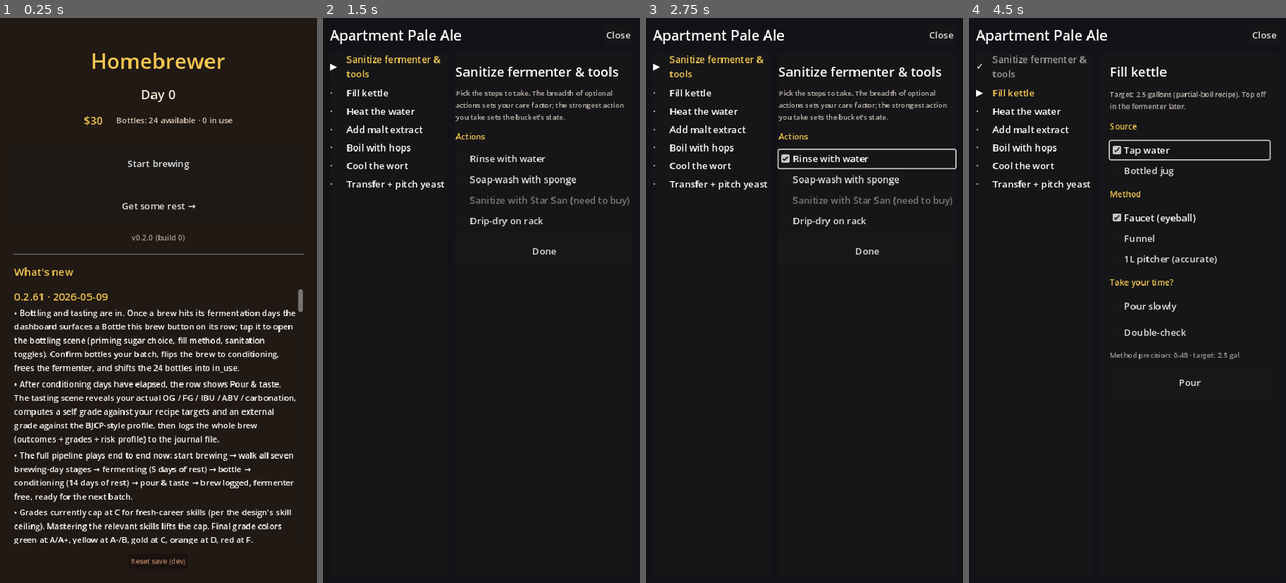
Above: before the commit, frames 1-4 (left to right).
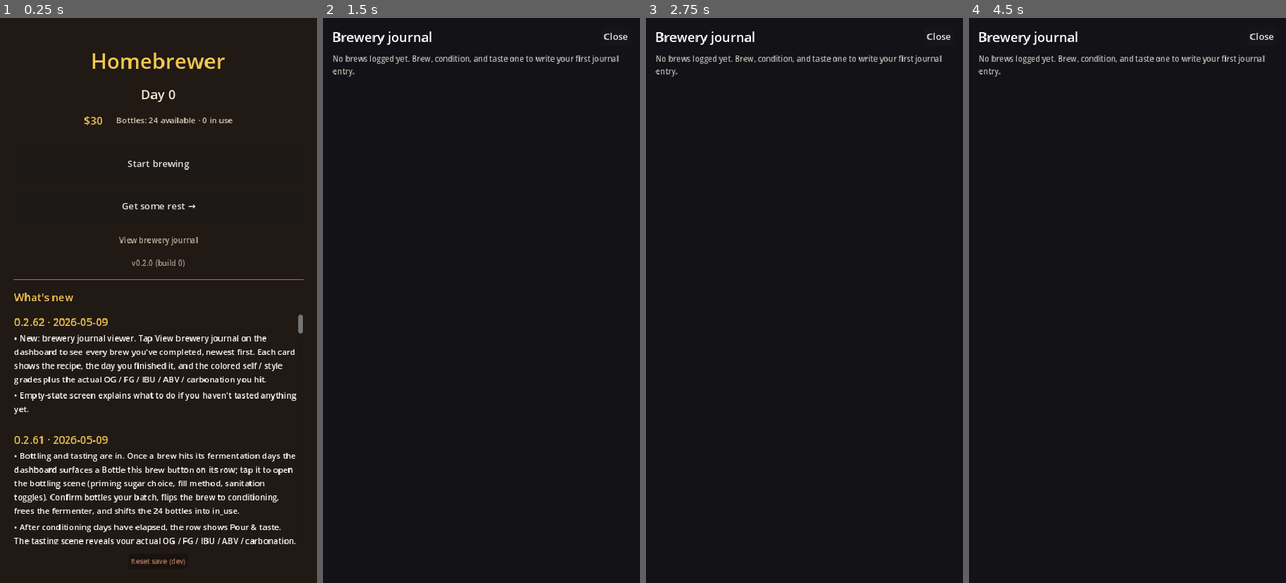
Above: after the commit, the same moments.

Repository: Shadaeiou/homebrewer
Game: Godot game, scene res://scenes/main.tscn
Two runs of this game, one before a commit and one after it. Both use one fixed random seed, a clock stepped at 60 frames per second and the inputs below.
Inputs (mouse positions are in pixels of both pictures, inside the frame that each line leads up to):
- Up to frame 1 (0.25 s): no input
- Up to frame 2 (1.5 s): click (481, 238) at 0.5 s, where only the run after the commit has a clickable "View brewery journal"; click "Start brewing" at 1.25 s
- Up to frame 3 (2.75 s): click "Start brewing" at 2 s
- Up to frame 4 (4.5 s): click (1190, 249) at 2.75 s, where only the run before the commit has a clickable "Done"; click "Get some rest →" at 3.5 s; click (1190, 147) at 4.25 s, where only the run before the commit has a clickable "Tap water"

The runs differ from the first frame. In frame 1, 11% of the frame differs, in the area x 4-96%, y 38-94%; in frame 2, 3.9%; in frame 3, 4.2%; in frame 4, 4.1%.

Commit message:
Brewery journal viewer + harness state isolation
scripts/journal.gd / scenes/journal.tscn
  Active scene mounted from the dashboard. Reads the brew_completed
  entries SaveService.append_journal_entry has been writing since
  Pour & taste landed, filters them, reverses to newest-first, and
  renders one card per entry: recipe display name + Day-N badge +
  colored self/style grade chips + actual OG / FG / IBU / ABV /
  carbonation line. Empty state says what to do if there's no entry
  yet. Close button returns to dashboard.

scenes/dashboard.tscn / scripts/dashboard.gd
  + JournalButton (flat, muted-tan, "View brewery journal") sitting
    between Get-some-rest and the version label. Tap → mount the
    journal scene as the active scene.

tools/screenshot_harness.gd
  Two state-isolation fixes the journal work surfaced:
    1. _wipe_disk_state at the START of _initialize, before autoload
       bootstrap. Otherwise SaveService.load_now adopted leftover
       save.json from GUT tests (e.g. test_tasting writes a
       brew_completed entry as part of its assertion) and the next
       run's main.png rendered against that stale state.
    2. GameState.reset_to_new_career() before every capture so state
       from the previous scene doesn't bleed in. The synthetic-brew
       injectors did this themselves; doing it unconditionally is the
       simpler invariant.
  Net effect: main.png is now back to the clean Day-0 / 24-bottles /
  no-brews-in-flight render and main_with_brew.png reads "Apartment
  Pale Ale" instead of the recipe_id (the leaked state from
  test_tasting wasn't writing recipe_snapshot.display_name).
  + journal_empty.png and journal_populated.png screenshot variants —
    the populated one synthesizes three brew_completed entries with
    grades A/A-, B/C, D/F so the color logic is visible.

117/117 tests, 350 asserts. changelog 0.2.62.

Diff:
--- a/godot/data/changelog.json
+++ b/godot/data/changelog.json
@@ -1,4 +1,12 @@
 [
+  {
+    "version": "0.2.62",
+    "date": "2026-05-09",
+    "bullets": [
+      "New: brewery journal viewer. Tap View brewery journal on the dashboard to see every brew you've completed, newest first. Each card shows the recipe, the day you finished it, and the colored self / style grades plus the actual OG / FG / IBU / ABV / carbonation you hit.",
+      "Empty-state screen explains what to do if you haven't tasted anything yet."
+    ]
+  },
   {
     "version": "0.2.61",
     "date": "2026-05-09",
--- a/godot/scenes/dashboard.tscn
+++ b/godot/scenes/dashboard.tscn
@@ -104,6 +104,14 @@
 layout_mode = 2
 text = "Get some rest →"
 
+[node name="JournalButton" type="Button" parent="Margin/Body"]
+unique_name_in_owner = true
+layout_mode = 2
+flat = true
+text = "View brewery journal"
+modulate = Color(0.85, 0.78, 0.70, 1)
+theme_override_font_sizes/font_size = 13
+
 [node name="VersionLabel" type="Label" parent="Margin/Body"]
 unique_name_in_owner = true
 layout_mode = 2
--- /dev/null
+++ b/godot/scenes/journal.tscn
@@ -0,0 +1,71 @@
+[gd_scene load_steps=2 format=3 uid="uid://b8journalhcwma"]
+
+[ext_resource type="Script" path="res://scripts/journal.gd" id="1_jrn"]
+
+[node name="Journal" type="Control"]
+layout_mode = 3
+anchors_preset = 15
+anchor_right = 1.0
+anchor_bottom = 1.0
+grow_horizontal = 2
+grow_vertical = 2
+script = ExtResource("1_jrn")
+
+[node name="Background" type="ColorRect" parent="."]
+layout_mode = 1
+anchors_preset = 15
+anchor_right = 1.0
+anchor_bottom = 1.0
+grow_horizontal = 2
+grow_vertical = 2
+color = Color(0.07, 0.07, 0.09, 1)
+
+[node name="Margin" type="MarginContainer" parent="."]
+layout_mode = 1
+anchors_preset = 15
+anchor_right = 1.0
+anchor_bottom = 1.0
+grow_horizontal = 2
+grow_vertical = 2
+theme_override_constants/margin_left = 16
+theme_override_constants/margin_top = 16
+theme_override_constants/margin_right = 16
+theme_override_constants/margin_bottom = 16
+
+[node name="Stack" type="VBoxContainer" parent="Margin"]
+layout_mode = 2
+theme_override_constants/separation = 12
+
+[node name="Header" type="HBoxContainer" parent="Margin/Stack"]
+layout_mode = 2
+theme_override_constants/separation = 12
+
+[node name="Title" type="Label" parent="Margin/Stack/Header"]
+layout_mode = 2
+size_flags_horizontal = 3
+text = "Brewery journal"
+theme_override_font_sizes/font_size = 22
+
+[node name="CloseButton" type="Button" parent="Margin/Stack/Header"]
+unique_name_in_owner = true
+layout_mode = 2
+text = "Close"
+
+[node name="EmptyLabel" type="Label" parent="Margin/Stack"]
+unique_name_in_owner = true
+layout_mode = 2
+visible = false
+text = "No brews logged yet. Brew, condition, and taste one to write your first journal entry."
+theme_override_font_sizes/font_size = 13
+modulate = Color(0.78, 0.74, 0.70, 1)
+autowrap_mode = 3
+
+[node name="Scroll" type="ScrollContainer" parent="Margin/Stack"]
+layout_mode = 2
+size_flags_vertical = 3
+
+[node name="JournalList" type="VBoxContainer" parent="Margin/Stack/Scroll"]
+unique_name_in_owner = true
+layout_mode = 2
+size_flags_horizontal = 3
+theme_override_constants/separation = 8
--- a/godot/scripts/dashboard.gd
+++ b/godot/scripts/dashboard.gd
@@ -17,6 +17,7 @@
 const BREWING_DAY_SCENE := preload("res://scenes/brewing_day.tscn")
 const BOTTLING_SCENE     := preload("res://scenes/minigames/bottling.tscn")
 const TASTING_SCENE      := preload("res://scenes/minigames/tasting.tscn")
+const JOURNAL_SCENE      := preload("res://scenes/journal.tscn")
 
 const STARTER_RECIPE_ID := "apartment_pale_ale"
 
@@ -26,6 +27,7 @@
 @onready var rest_button: Button = %RestButton
 @onready var brews_header: Label = %BrewsHeader
 @onready var brews_list: VBoxContainer = %BrewsList
+@onready var journal_button: Button = %JournalButton
 @onready var start_brewing_button: Button = %StartBrewingButton
 @onready var start_brewing_hint: Label = %StartBrewingHint
 @onready var version_label: Label = %VersionLabel
@@ -40,6 +42,7 @@
 	version_label.text = Version.full()
 	rest_button.pressed.connect(_on_rest_pressed)
 	start_brewing_button.pressed.connect(_on_start_brewing_pressed)
+	journal_button.pressed.connect(_on_journal_pressed)
 	dev_reset_button.pressed.connect(_on_dev_reset_pressed)
 	reset_confirm_dialog.confirmed.connect(_on_dev_reset_confirmed)
 	Updater.update_available.connect(_on_update_available)
@@ -54,6 +57,11 @@
 func _on_rest_pressed() -> void:
 	# The canonical day-clock advance per 4.1. SaveService auto-saves on this.
 	TimeService.advance_day()
+
+func _on_journal_pressed() -> void:
+	var main := get_tree().root.get_node_or_null("Main")
+	if main and main.has_method("mount_active_scene"):
+		main.mount_active_scene(JOURNAL_SCENE)
 
 func _on_dev_reset_pressed() -> void:
 	reset_confirm_dialog.popup_centered()
--- /dev/null
+++ b/godot/scripts/journal.gd
@@ -0,0 +1,107 @@
+extends Control
+
+## Journal viewer per DESIGN.md 1.5 + 8.7. Reads the append-only
+## brew_completed entries written by Pour & taste from
+## user://journal.jsonl and renders them as a scroll of cards in
+## reverse-chronological order.
+##
+## v1 surfaces only the brew header + actual numbers + grades. The
+## design's full journal also lists per-interaction outcomes, risk-
+## profile reveals, and the canonical post-mortem teaching moments;
+## those are additive on top of this baseline once the journal
+## becomes the in-fiction "brewery journal" UI per 1.5.
+
+signal closed
+
+@onready var _close_button: Button = %CloseButton
+@onready var _list: VBoxContainer = %JournalList
+@onready var _empty_label: Label = %EmptyLabel
+
+func _ready() -> void:
+	_close_button.pressed.connect(_on_close_pressed)
+	_render_entries()
+
+func _on_close_pressed() -> void:
+	closed.emit()
+	var main := get_tree().root.get_node_or_null("Main")
+	if main and main.has_method("clear_active_scene"):
+		main.clear_active_scene()
+
+func _render_entries() -> void:
+	for child in _list.get_children():
+		child.queue_free()
+	var entries: Array = SaveService.read_journal()
+	# Filter to brew_completed shape and reverse so newest is at top.
+	var brews: Array = []
+	for e in entries:
+		if e is Dictionary and String(e.get("type", "")) == "brew_completed":
+			brews.append(e)
+	brews.reverse()
+
+	if brews.is_empty():
+		_empty_label.visible = true
+		return
+	_empty_label.visible = false
+	for entry in brews:
+		_list.add_child(_card(entry))
+
+func _card(entry: Dictionary) -> Control:
+	var box := PanelContainer.new()
+	box.size_flags_horizontal = Control.SIZE_EXPAND_FILL
+
+	var inner := VBoxContainer.new()
+	inner.add_theme_constant_override("separation", 4)
+	box.add_child(inner)
+
+	var name_label := Label.new()
+	name_label.text = String(entry.get("recipe_display_name", entry.get("recipe_id", "Brew")))
+	name_label.add_theme_font_size_override("font_size", 16)
+	name_label.add_theme_color_override("font_color", Color(0.95, 0.91, 0.84))
+	inner.add_child(name_label)
+
+	var grade_row := HBoxContainer.new()
+	grade_row.add_theme_constant_override("separation", 12)
+	inner.add_child(grade_row)
+
+	var day_label := Label.new()
+	day_label.text = "Day %d" % int(entry.get("day_completed", 0))
+	day_label.add_theme_font_size_override("font_size", 12)
+	day_label.add_theme_color_override("font_color", Color(0.78, 0.74, 0.70))
+	grade_row.add_child(day_label)
+
+	var self_grade := String(entry.get("self_grade", "?"))
+	var ext_grade := String(entry.get("external_grade", "?"))
+	var self_label := Label.new()
+	self_label.text = "Self %s" % self_grade
+	self_label.add_theme_font_size_override("font_size", 12)
+	self_label.add_theme_color_override("font_color", _grade_color(self_grade))
+	grade_row.add_child(self_label)
+
+	var ext_label := Label.new()
+	ext_label.text = "Style %s" % ext_grade
+	ext_label.add_theme_font_size_override("font_size", 12)
+	ext_label.add_theme_color_override("font_color", _grade_color(ext_grade))
+	grade_row.add_child(ext_label)
+
+	var actuals: Dictionary = entry.get("actuals", {})
+	if not actuals.is_empty():
+		var stats := Label.new()
+		stats.text = "OG %.3f · FG %.3f · IBU %.0f · ABV %.1f%% · carb %.0f%%" % [
+			float(actuals.get("og", 0.0)),
+			float(actuals.get("fg", 0.0)),
+			float(actuals.get("ibu", 0.0)),
+			float(actuals.get("abv", 0.0)),
+			float(actuals.get("carbonation", 0.0)) * 100.0,
+		]
+		stats.add_theme_font_size_override("font_size", 11)
+		stats.add_theme_color_override("font_color", Color(0.65, 0.62, 0.58))
+		inner.add_child(stats)
+	return box
+
+func _grade_color(grade: String) -> Color:
+	match grade:
+		"A+", "A": return Color(0.55, 0.90, 0.55)
+		"A-", "B": return Color(0.85, 0.85, 0.55)
+		"C":       return Color(0.95, 0.78, 0.32)
+		"D":       return Color(0.95, 0.55, 0.30)
+		_:         return Color(0.95, 0.35, 0.30)
--- a/godot/tools/screenshot_harness.gd
+++ b/godot/tools/screenshot_harness.gd
@@ -33,12 +33,23 @@
 	{"name": "bottling", "path": "res://scenes/minigames/bottling.tscn", "frames": 5},
 	{"name": "tasting", "path": "res://scenes/minigames/tasting.tscn", "frames": 5,
 		"tasting_synthetic_brew": true},
+	{"name": "journal_empty", "path": "res://scenes/journal.tscn", "frames": 5,
+		"journal_wipe": true},
+	{"name": "journal_populated", "path": "res://scenes/journal.tscn", "frames": 5,
+		"journal_synthetic_entries": true},
 ]
 
 const OUT_DIR := "res://../screenshots"
 const VIEWPORT_SIZE := Vector2i(540, 960)
 
 func _initialize() -> void:
+	# Wipe any disk state from previous test runs / captures BEFORE
+	# autoloads bootstrap. Otherwise SaveService.load_now adopts a stale
+	# save.json (often left by GUT tests writing during their assertions)
+	# and the first scene captured renders against that leaked state
+	# instead of a fresh career.
+	_wipe_disk_state()
+
 	# `--script` mode bypasses ProjectSettings autoload loading. Re-add the
 	# autoloads we depend on so scripts that reference them globally don't
 	# crash. Order matters when one autoload depends on another.
@@ -46,7 +57,15 @@
 	DirAccess.make_dir_recursive_absolute(ProjectSettings.globalize_path(OUT_DIR))
 	for spec in SCENES:
 		await _capture(spec)
+	# Clean up again at the end so a real game launch after dev-check
+	# doesn't see synthetic state.
+	_wipe_disk_state()
 	quit()
+
+func _wipe_disk_state() -> void:
+	for path in ["user://save.json", "user://save.json.tmp", "user://journal.jsonl"]:
+		if FileAccess.file_exists(path):
+			DirAccess.remove_absolute(ProjectSettings.globalize_path(path))
 
 func _inject_synthetic_brew(spec: Dictionary) -> void:
 	# Make sure GameState is reset to a fresh career so the recipe knowledge
@@ -70,6 +89,59 @@
 		"rng_state": 1,
 	}
 	GameStateNode.data["brews_in_flight"].append(brew)
+
+func _wipe_journal() -> void:
+	if FileAccess.file_exists("user://journal.jsonl"):
+		DirAccess.remove_absolute(ProjectSettings.globalize_path("user://journal.jsonl"))
+
+func _inject_synthetic_journal_entries() -> void:
+	# Write a few brew_completed entries directly to user://journal.jsonl
+	# via SaveService.append_journal_entry so the journal scene reads them
+	# the way it would in real gameplay.
+	_wipe_journal()
+	var SaveServiceNode = root.get_node_or_null("SaveService")
+	if SaveServiceNode == null:
+		return
+	var entries := [
+		{
+			"type": "brew_completed",
+			"day_completed": 24,
+			"brew_id": "demo_1",
+			"recipe_id": "apartment_pale_ale",
+			"recipe_display_name": "Apartment Pale Ale",
+			"actuals": {"og": 1.045, "fg": 1.012, "ibu": 30.0, "abv": 4.3, "carbonation": 1.0},
+			"self_grade": "A",
+			"external_grade": "A-",
+			"outcomes": {},
+			"risk_profile": {},
+		},
+		{
+			"type": "brew_completed",
+			"day_completed": 49,
+			"brew_id": "demo_2",
+			"recipe_id": "apartment_pale_ale",
+			"recipe_display_name": "Apartment Pale Ale",
+			"actuals": {"og": 1.041, "fg": 1.012, "ibu": 26.0, "abv": 3.8, "carbonation": 0.85},
+			"self_grade": "B",
+			"external_grade": "C",
+			"outcomes": {},
+			"risk_profile": {},
+		},
+		{
+			"type": "brew_completed",
+			"day_completed": 75,
+			"brew_id": "demo_3",
+			"recipe_id": "apartment_pale_ale",
+			"recipe_display_name": "Apartment Pale Ale",
+			"actuals": {"og": 1.038, "fg": 1.014, "ibu": 22.0, "abv": 3.2, "carbonation": 0.0},
+			"self_grade": "D",
+			"external_grade": "F",
+			"outcomes": {},
+			"risk_profile": {},
+		},
+	]
+	for e in entries:
+		SaveServiceNode.append_journal_entry(e)
 
 func _inject_completed_brew_for_tasting() -> String:
 	# A fully-played-out APA brew with ideal outcomes so tasting renders
@@ -153,6 +225,14 @@
 		push_error("Could not load scene: %s" % path)
 		return
 
+	# Reset GameState to a fresh career before each capture so state from
+	# the previous scene doesn't bleed in. The synthetic-brew injectors
+	# call reset themselves; doing it here unconditionally is the simpler
+	# invariant.
+	var GameStateNode = root.get_node_or_null("GameState")
+	if GameStateNode != null:
+		GameStateNode.reset_to_new_career()
+
 	# Pre-mount: optionally inject a synthetic brew into GameState so the
 	# dashboard "Brews in flight" section has something to render.
 	var synthetic: Dictionary = spec.get("synthetic_brew", {})
@@ -161,6 +241,10 @@
 	var injected_brew_id := ""
 	if bool(spec.get("tasting_synthetic_brew", false)):
 		injected_brew_id = _inject_completed_brew_for_tasting()
+	if bool(spec.get("journal_wipe", false)):
+		_wipe_journal()
+	if bool(spec.get("journal_synthetic_entries", false)):
+		_inject_synthetic_journal_entries()
 
 	var instance: Node = packed.instantiate()
 	# Apply pre-_ready props so the scene wakes up with the harness's setup.
